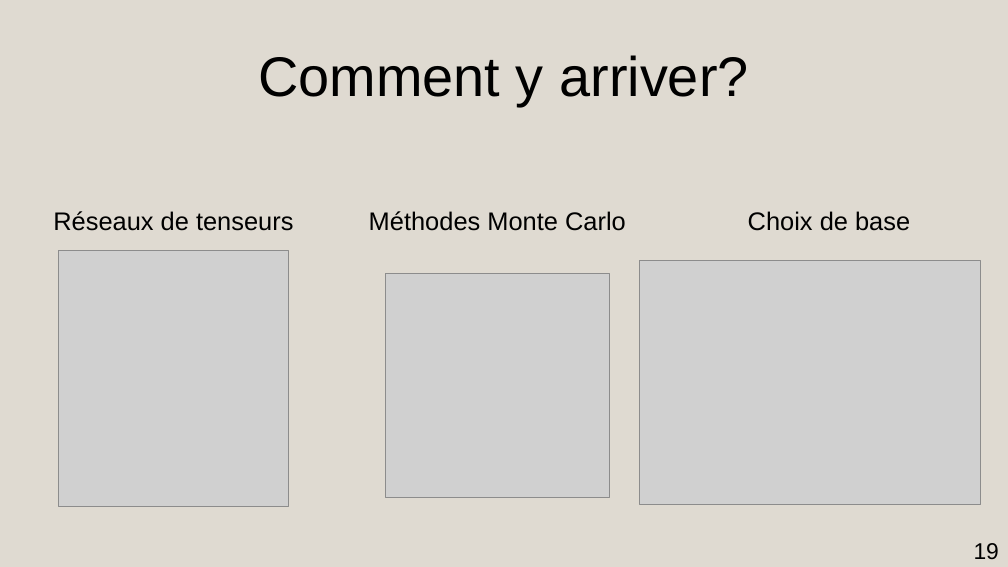
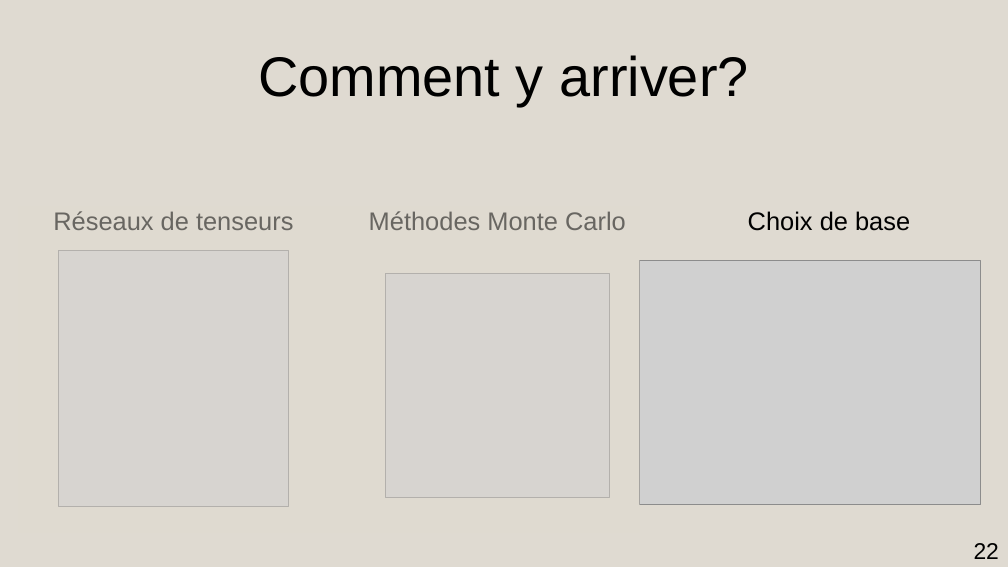
Before and after one commit to AmdaU/presentations, a slide deck: slide 22 of Seminaire/Seminaire.odp (slide 19 before the commit). Drawn at 1008x567 pixels with LibreOffice and Linux fonts; fonts in the diff are those of the drawing; grey boxes stand for pictures. Boxes give left, top, right and bottom in pixels: in the first picture for what was removed or moved away, otherwise in the second. Text is boxed around its words. In the diff, an @@ line names an element or a change of style, - is before the commit and + after.

```diff
--- a/Seminaire/Seminaire.odp
+++ b/Seminaire/Seminaire.odp
@@ rectangle added at bbox=[18, 207, 640, 533], fill #DFDAD0 at 47% opacity @@
@@ page number at bbox=[974, 543, 999, 559]: text changed @@
-19
+22
```
Also in this commit, not shown: 3 other slides changed, 4 slides added, 42 other files.
